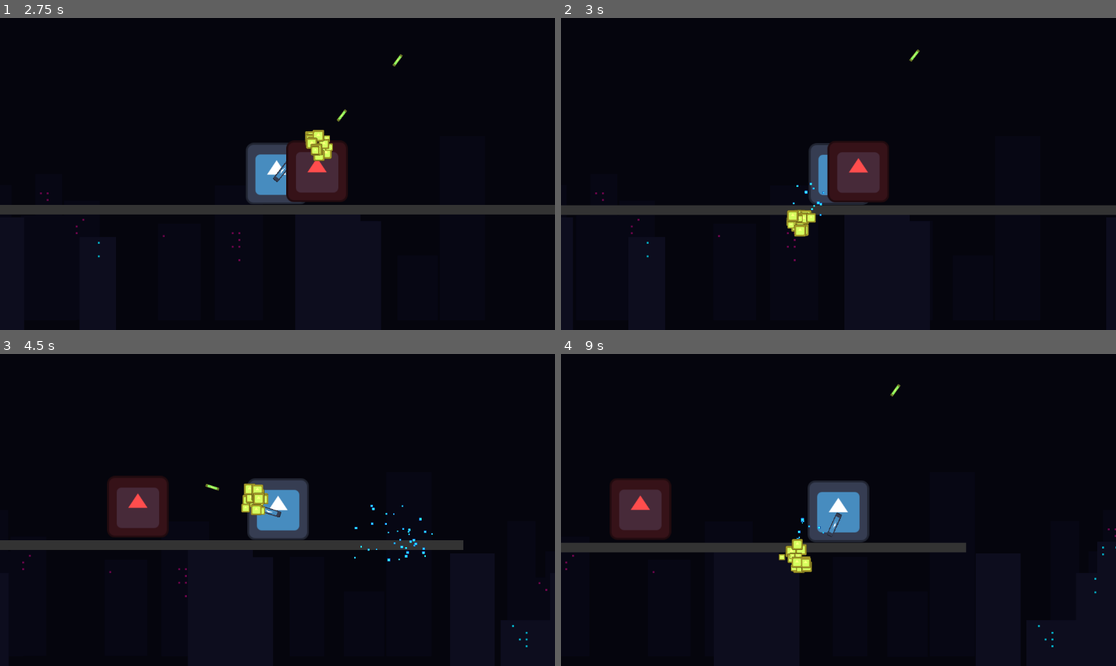
Above: before the commit, frames 1-4 (two rows, left to right).
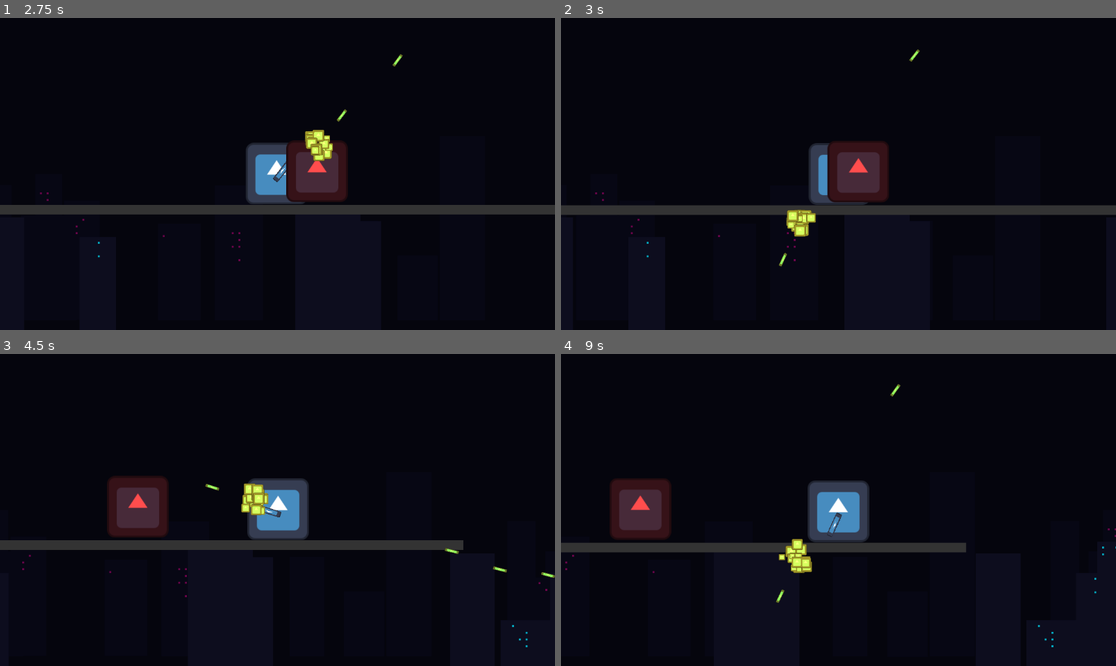
Above: after the commit, the same moments.

Repository: Viet-6/test-pcaF
Game: Godot game, scene res://scenes/levels/test_level.tscn
Same seed, same stepped clock (60 frames per second), same inputs: the game is played once before the commit and once after it. The engine's default icon, where the game draws it, is replaced by a stand-in: a white triangle on a blue panel in a dark square.
Inputs (mouse positions are in pixels of both pictures, inside the frame that each line leads up to):
- Up to frame 1 (2.75 s): move the mouse to (399, 158) at 0.52 s; press the mouse at (399, 158) at 0.53 s; hold D (move_right) 0.53-2.03 s; tap Space (jump) at 0.77, 1.52 s; move the mouse to (166, 189) at 1.27 s; release the mouse at (166, 189) at 1.28 s; click (166, 189) at 1.35 s; move the mouse to (333, 105) at 2.02 s; press the mouse at (333, 105) at 2.03 s; hold A (move_left) from 2.03 s (still down)
- Up to frame 2 (3 s): move the mouse to (810, 236) at 2.77 s; release A (move_left) at 2.78 s; release the mouse at (810, 236) at 2.78 s; hold D (move_right) from 2.78 s (still down); click (810, 236) at 2.85 s
- Up to frame 3 (4.5 s): tap Space (jump) at 3.02, 3.77 s; move the mouse to (444, 556) at 3.52 s; press the mouse at (444, 556) at 3.53 s; move the mouse to (111, 463) at 4.27 s; release D (move_right) at 4.28 s; release the mouse at (111, 463) at 4.28 s; hold A (move_left) from 4.28 s (still down); click (111, 463) at 4.35 s
- Up to frame 4 (9 s): tap Space (jump) at 4.52, 6.02, 6.77, 7.52 s; move the mouse to (866, 510) at 5.02 s; release A (move_left) at 5.03 s; press the mouse at (866, 510) at 5.03 s; hold D (move_right) 5.03-5.78 s; move the mouse to (755, 432) at 5.77 s; release the mouse at (755, 432) at 5.78 s; hold A (move_left) 5.78-7.28 s; click (755, 432) at 5.85 s; move the mouse to (960, 494) at 6.52 s; press the mouse at (960, 494) at 6.53 s; move the mouse to (727, 525) at 7.27 s; release the mouse at (727, 525) at 7.28 s; hold D (move_right) from 7.28 s (still down); click (727, 525) at 7.35 s; move the mouse to (894, 441) at 8.02 s; press the mouse at (894, 441) at 8.03 s; move the mouse to (810, 572) at 8.77 s; release the mouse at (810, 572) at 8.78 s; click (810, 572) at 8.85 s

Frame 1 is identical in both runs. In frame 2, less than 0.1% of the frame differs, in the area x 39-48%, y 52-80%; in frame 3, 0.2%, in the area x 63-100%, y 48-72%; in frame 4, less than 0.1%.

Commit message:
fix enemy #8

Diff:
--- a/scenes/enemies/enemy.tscn
+++ b/scenes/enemies/enemy.tscn
@@ -7,6 +7,8 @@
 size = Vector2(100, 100)
 
 [node name="Enemy" type="CharacterBody2D"]
+collision_layer = 1
+collision_mask = 1
 script = ExtResource("1_enemy")
 
 [node name="Sprite2D" type="Sprite2D" parent="."]
--- a/scenes/weapons/projectile.tscn
+++ b/scenes/weapons/projectile.tscn
@@ -8,6 +8,10 @@
 size = Vector2(30, 6)
 
 [node name="Projectile" type="Area2D"]
+collision_layer = 0
+collision_mask = 1
+monitoring = true
+monitorable = false
 script = ExtResource("1_projectile")
 impact_effect_scene = ExtResource("3_impact")
 
--- a/scripts/projectile.gd
+++ b/scripts/projectile.gd
@@ -14,6 +14,11 @@
 
 func _physics_process(delta):
 	position += transform.x * speed * delta
+
+	# Manual check for overlaps (Fallback for high speed)
+	var overlaps = get_overlapping_bodies()
+	for body in overlaps:
+		_on_body_entered(body)
 
 @export var impact_effect_scene: PackedScene
 
Not shown, changed: Cache/Cache_Data/index-dir/the-real-index
